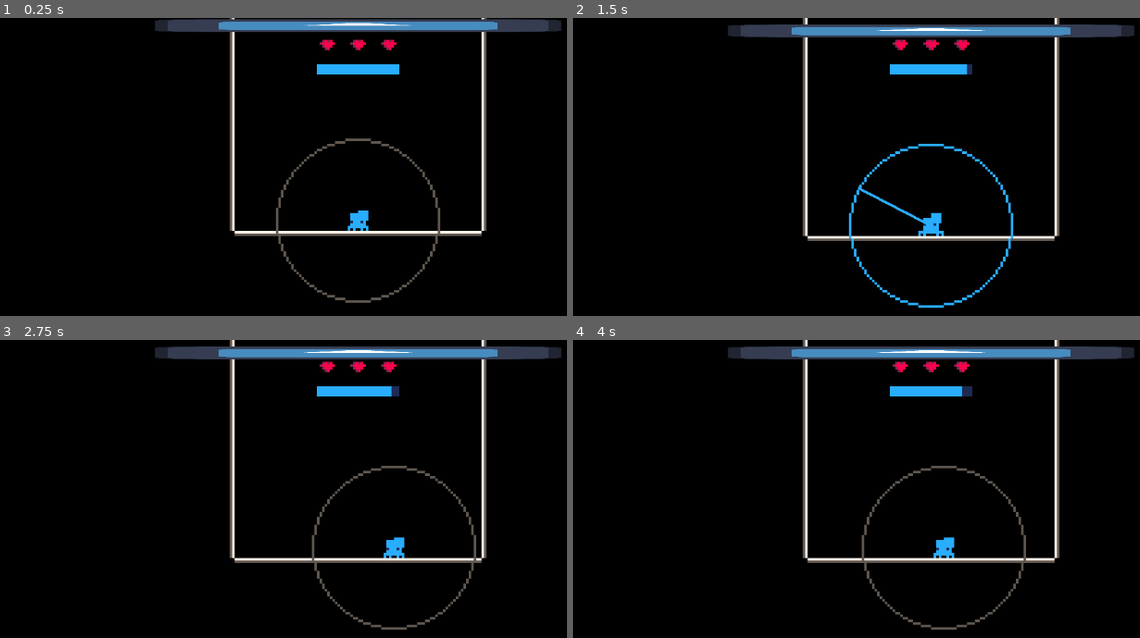
Above: before the commit, frames 1-4 (two rows, left to right).
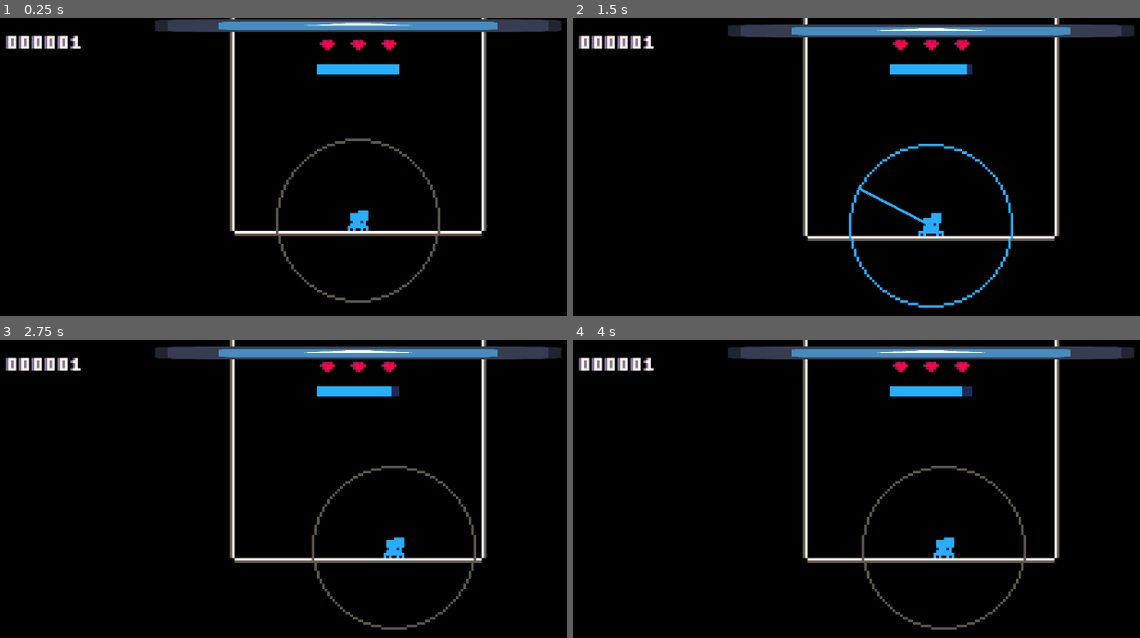
Above: after the commit, the same moments.

Repository: Flamenccio/spider-jump
Game: Godot game, scene res://game.tscn
Same seed, same stepped clock (60 frames per second), same inputs: the game is played once before the commit and once after it. The engine's default icon, where the game draws it, is replaced by a stand-in: a white triangle on a blue panel in a dark square.
Inputs (mouse positions are in pixels of both pictures, inside the frame that each line leads up to):
- Up to frame 1 (0.25 s): no input
- Up to frame 2 (1.5 s): tap Enter at 0.5 s; move the mouse to (1094, 205) at 0.52 s; press the mouse at (1094, 205) at 0.53 s; hold D (move_right) 0.53-1.25 s; release the mouse at (1094, 205) at 1.25 s; drag from (782, 247) to (930, 29) at 1.27 s
- Up to frame 3 (2.75 s): move the mouse to (430, 456) at 2.02 s; hold D (move_right) from 2.03 s (still down); tap Delete at 2.1 s
- Up to frame 4 (4 s): release D (move_right) at 2.75 s; drag from (896, 632) to (930, 351) at 2.77 s; move the mouse to (outside the picture) at 3.52 s; hold A (move_left) from 3.53 s (still down); tap V at 3.6 s

The runs differ from the first frame. In frame 1, 0.5% of the frame differs, in the area x 0-15%, y 5-11%; in frame 2, 0.5%; in frame 3, 0.5%; in frame 4, 0.5%.

Commit message:
add score

Diff:
--- /dev/null
+++ b/digit_display.gd
@@ -0,0 +1,17 @@
+class_name DigitDisplay
+extends TextureRect
+
+## Sprite should correspond to its index.
+@export var digit_sprites: Array[Texture2D]
+@export_range(0, 9) var _first_display: int = 0
+
+func _ready() -> void:
+	if digit_sprites.size() < 10:
+		printerr('digit display: not enough sprites!')
+		return
+	display_digit(_first_display)
+
+
+func display_digit(digit: int) -> void:
+	digit = clampi(digit, 0, 9)
+	texture = digit_sprites[digit]
--- a/game.tscn
+++ b/game.tscn
@@ -23,9 +23,10 @@
 [sub_resource type="RectangleShape2D" id="RectangleShape2D_7jktm"]
 size = Vector2(160, 8)
 
-[node name="Game" type="Node2D"]
+[node name="Game" type="Node2D" node_paths=PackedStringArray("_player")]
 script = ExtResource("1_hve3p")
 _base_stamina_drain_amount = 0.033
+_player = NodePath("Player")
 
 [node name="Camera" type="Camera2D" parent="." node_paths=PackedStringArray("_follow_target")]
 zoom = Vector2(4, 4)
@@ -97,6 +98,7 @@
 _fixed_endpoint = NodePath("../Player")
 
 [connection signal="on_game_over" from="." to="UI/DeathScreen" method="show"]
+[connection signal="score_updated" from="." to="PlayerStats" method="update_score"]
 [connection signal="stamina_drained" from="." to="PlayerStats" method="change_stamina"]
 [connection signal="body_entered" from="Camera/DeathTrigger" to="Camera/DeathTrigger" method="_on_body_entered"]
 [connection signal="player_fell" from="Camera/DeathTrigger" to="PlayerStats" method="decrease_lives"]
@@ -116,4 +118,5 @@
 [connection signal="health_updated" from="PlayerStats" to="UI/Hud" method="_on_health_updated"]
 [connection signal="player_died" from="PlayerStats" to="." method="game_over"]
 [connection signal="player_hurt" from="PlayerStats" to="Player" method="_on_player_hurt"]
+[connection signal="score_updated" from="PlayerStats" to="UI/Hud" method="_on_score_updated"]
 [connection signal="stamina_updated" from="PlayerStats" to="UI/Hud" method="_on_stamina_updated"]
--- a/game_manager.gd
+++ b/game_manager.gd
@@ -2,10 +2,16 @@
 
 signal on_game_over()
 signal stamina_drained(amount: float)
+signal score_updated(score: int)
 
 ## Base amount of stamina drained per second, from 0.0 - 1.0
 @export var _base_stamina_drain_amount: float = 0.0
 var _stamina_drain_amount: float = 0.0
+
+@export var _player: Node2D
+
+# Player must travel this much vertically to gain one point.
+const _PIXEL_PER_POINT = 8
 
 func _ready() -> void:
 	_stamina_drain_amount = _base_stamina_drain_amount
@@ -18,3 +24,5 @@
 
 func _process(delta: float) -> void:
 	stamina_drained.emit(_stamina_drain_amount * delta * -1)
+	var point = floori(_player.global_position.y / _PIXEL_PER_POINT)
+	score_updated.emit(point)
--- a/hud.gd
+++ b/hud.gd
@@ -2,6 +2,7 @@
 
 signal internal_stamina_updated(current_stamina: float)
 signal internal_health_updated(current_health: int)
+signal internal_score_updated(current_score: int)
 
 func _on_stamina_updated(current_stamina: float) -> void:
 	var processed_stamina := current_stamina * 100.0
@@ -10,3 +11,7 @@
 
 func _on_health_updated(current_health: int) -> void:
 	internal_health_updated.emit(current_health)
+
+
+func _on_score_updated(current_score: int) -> void:
+	internal_score_updated.emit(current_score)
--- /dev/null
+++ b/number_display.gd
@@ -0,0 +1,32 @@
+extends HFlowContainer
+
+var _digit_displays: Array[DigitDisplay]
+var _MAX_VALUE: int = 0
+var _digits: int = 0
+
+@export var _initial_value: int = 0
+
+func _ready() -> void:
+	var children = get_children()
+	for child in children:
+		if child is DigitDisplay:
+			_digit_displays.append(child as DigitDisplay)
+
+	# Returns a sorted array based on position, rotation, RID, etc.
+	var sort_function = func(a: DigitDisplay, b: DigitDisplay):
+		return true
+
+	# Sort by x position
+	_digit_displays.sort_custom(sort_function)
+	_digits = _digit_displays.size()
+	for i in range(_digits):
+		_MAX_VALUE += roundi(9 * pow(10, i))
+	display_value(_initial_value)
+
+
+func display_value(display: int) -> void:
+	display = clampi(display, 0, _MAX_VALUE)
+	var current_digit := 0
+	for i in range(_digits):
+		current_digit = floori(display / pow(10, i)) % 10
+		_digit_displays[i].display_digit(current_digit)
--- a/player_stats.gd
+++ b/player_stats.gd
@@ -10,6 +10,7 @@
 
 signal stamina_updated(current_stamina: float)
 signal health_updated(current_health: int)
+signal score_updated(current_score: int)
 
 var lives: int
 const _MAX_LIVES = 3
@@ -18,6 +19,10 @@
 var stamina: float
 const _MAX_STAMINA = 1.0
 const _MIN_STAMINA = 0.0
+
+var score: int
+const _MIN_SCORE = 0
+const _MAX_SCORE = 999999
 
 func _ready() -> void:
 	lives = _MAX_LIVES
@@ -44,3 +49,10 @@
 	if stamina <= _MIN_STAMINA:
 		stamina = _MAX_STAMINA
 		decrease_lives(true)
+
+
+func update_score(new_score: int) -> void:
+	new_score = mini(new_score, score)
+	if score != new_score:
+		score = new_score
+		score_updated.emit(abs(score))
--- /dev/null
+++ b/scenes/digit_display.tscn
@@ -0,0 +1,53 @@
+[gd_scene load_steps=14 format=3 uid="uid://d1mcya8jqefql"]
+
+[ext_resource type="Texture2D" uid="uid://dkkp8c752ypon" path="res://sprites/numbers.png" id="1_kf4qu"]
+[ext_resource type="Script" uid="uid://cag2xcnsp8ktm" path="res://digit_display.gd" id="2_rnpva"]
+
+[sub_resource type="AtlasTexture" id="AtlasTexture_hd3ao"]
+atlas = ExtResource("1_kf4qu")
+region = Rect2(0, 0, 6, 7)
+
+[sub_resource type="AtlasTexture" id="AtlasTexture_kf4qu"]
+atlas = ExtResource("1_kf4qu")
+region = Rect2(144, 0, 6, 7)
+
+[sub_resource type="AtlasTexture" id="AtlasTexture_0i1j5"]
+atlas = ExtResource("1_kf4qu")
+region = Rect2(0, 0, 6, 7)
+
+[sub_resource type="AtlasTexture" id="AtlasTexture_mphia"]
+atlas = ExtResource("1_kf4qu")
+region = Rect2(16, 0, 6, 7)
+
+[sub_resource type="AtlasTexture" id="AtlasTexture_0m4u7"]
+atlas = ExtResource("1_kf4qu")
+region = Rect2(32, 0, 6, 7)
+
+[sub_resource type="AtlasTexture" id="AtlasTexture_apjy4"]
+atlas = ExtResource("1_kf4qu")
+region = Rect2(48, 0, 6, 7)
+
+[sub_resource type="AtlasTexture" id="AtlasTexture_5n1hp"]
+atlas = ExtResource("1_kf4qu")
+region = Rect2(64, 0, 6, 7)
+
+[sub_resource type="AtlasTexture" id="AtlasTexture_eld54"]
+atlas = ExtResource("1_kf4qu")
+region = Rect2(80, 0, 6, 7)
+
+[sub_resource type="AtlasTexture" id="AtlasTexture_3swnk"]
+atlas = ExtResource("1_kf4qu")
+region = Rect2(96, 0, 6, 7)
+
+[sub_resource type="AtlasTexture" id="AtlasTexture_qkknv"]
+atlas = ExtResource("1_kf4qu")
+region = Rect2(112, 0, 6, 7)
+
+[sub_resource type="AtlasTexture" id="AtlasTexture_uxdf7"]
+atlas = ExtResource("1_kf4qu")
+region = Rect2(128, 0, 6, 7)
+
+[node name="DigitDisplay" type="TextureRect"]
+texture = SubResource("AtlasTexture_hd3ao")
+script = ExtResource("2_rnpva")
+digit_sprites = Array[Texture2D]([SubResource("AtlasTexture_kf4qu"), SubResource("AtlasTexture_0i1j5"), SubResource("AtlasTexture_mphia"), SubResource("AtlasTexture_0m4u7"), SubResource("AtlasTexture_apjy4"), SubResource("AtlasTexture_5n1hp"), SubResource("AtlasTexture_eld54"), SubResource("AtlasTexture_3swnk"), SubResource("AtlasTexture_qkknv"), SubResource("AtlasTexture_uxdf7")])
--- a/scenes/hud.tscn
+++ b/scenes/hud.tscn
@@ -1,10 +1,12 @@
-[gd_scene load_steps=11 format=3 uid="uid://cflkesovqb44q"]
+[gd_scene load_steps=13 format=3 uid="uid://cflkesovqb44q"]
 
 [ext_resource type="Texture2D" uid="uid://wi6e3alnmqh0" path="res://sprites/main.png" id="1_ahhtf"]
 [ext_resource type="Script" uid="uid://w11jygroadmh" path="res://hud.gd" id="1_oo0fn"]
 [ext_resource type="Script" uid="uid://c6idgfnvj6gyg" path="res://life.gd" id="3_6fi6k"]
 [ext_resource type="Script" uid="uid://tjmj5v6lw2as" path="res://life_bar.gd" id="3_uo2fv"]
 [ext_resource type="Texture2D" uid="uid://dj6nc2r4uunkq" path="res://sprites/life.png" id="4_uo2fv"]
+[ext_resource type="Script" uid="uid://cj0go07001qmk" path="res://number_display.gd" id="6_5pdws"]
+[ext_resource type="PackedScene" uid="uid://d1mcya8jqefql" path="res://scenes/digit_display.tscn" id="6_047uy"]
 
 [sub_resource type="AtlasTexture" id="AtlasTexture_oo0fn"]
 atlas = ExtResource("1_ahhtf")
@@ -35,7 +37,7 @@
 grow_vertical = 2
 script = ExtResource("1_oo0fn")
 
-[node name="MarginContainer" type="MarginContainer" parent="."]
+[node name="Energy" type="MarginContainer" parent="."]
 layout_mode = 1
 anchors_preset = 5
 anchor_left = 0.5
@@ -47,17 +49,17 @@
 scale = Vector2(4, 4)
 pivot_offset = Vector2(20, 0)
 
-[node name="CenterContainer" type="CenterContainer" parent="MarginContainer"]
+[node name="CenterContainer" type="CenterContainer" parent="Energy"]
 layout_mode = 2
 
-[node name="Stamina" type="TextureProgressBar" parent="MarginContainer/CenterContainer"]
+[node name="Stamina" type="TextureProgressBar" parent="Energy/CenterContainer"]
 layout_mode = 2
 step = 3.125
 value = 50.0
 texture_under = SubResource("AtlasTexture_oo0fn")
 texture_progress = SubResource("AtlasTexture_ahhtf")
 
-[node name="MarginContainer2" type="MarginContainer" parent="."]
+[node name="Life" type="MarginContainer" parent="."]
 layout_mode = 1
 anchors_preset = 5
 anchor_left = 0.5
@@ -70,13 +72,13 @@
 scale = Vector2(4, 4)
 pivot_offset = Vector2(16, 0)
 
-[node name="HFlowContainer" type="HFlowContainer" parent="MarginContainer2"]
+[node name="HFlowContainer" type="HFlowContainer" parent="Life"]
 layout_mode = 2
 size_flags_vertical = 0
 alignment = 1
 script = ExtResource("3_uo2fv")
 
-[node name="Life" type="TextureRect" parent="MarginContainer2/HFlowContainer"]
+[node name="Life" type="TextureRect" parent="Life/HFlowContainer"]
 layout_mode = 2
 size_flags_horizontal = 0
 texture = SubResource("AtlasTexture_6fi6k")
@@ -84,7 +86,7 @@
 _full_sprite = SubResource("AtlasTexture_047uy")
 _empty_sprite = SubResource("AtlasTexture_5pdws")
 
-[node name="Life2" type="TextureRect" parent="MarginContainer2/HFlowContainer"]
+[node name="Life2" type="TextureRect" parent="Life/HFlowContainer"]
 layout_mode = 2
 size_flags_horizontal = 0
 texture = SubResource("AtlasTexture_6fi6k")
@@ -92,7 +94,7 @@
 _full_sprite = SubResource("AtlasTexture_047uy")
 _empty_sprite = SubResource("AtlasTexture_5pdws")
 
-[node name="Life3" type="TextureRect" parent="MarginContainer2/HFlowContainer"]
+[node name="Life3" type="TextureRect" parent="Life/HFlowContainer"]
 layout_mode = 2
 size_flags_horizontal = 0
 texture = SubResource("AtlasTexture_6fi6k")
@@ -100,5 +102,37 @@
 _full_sprite = SubResource("AtlasTexture_047uy")
 _empty_sprite = SubResource("AtlasTexture_5pdws")
 
-[connection signal="internal_health_updated" from="." to="MarginContainer2/HFlowContainer" method="display_life"]
-[connection signal="internal_stamina_updated" from="." to="MarginContainer/CenterContainer/Stamina" method="set_value"]
+[node name="Score" type="MarginContainer" parent="."]
+layout_mode = 1
+offset_left = 24.0
+offset_top = 24.0
+offset_right = 64.0
+offset_bottom = 64.0
+scale = Vector2(4, 4)
+
+[node name="HFlowContainer" type="HFlowContainer" parent="Score"]
+layout_mode = 2
+theme_override_constants/h_separation = -1
+script = ExtResource("6_5pdws")
+
+[node name="DigitDisplay" parent="Score/HFlowContainer" instance=ExtResource("6_047uy")]
+layout_mode = 2
+
+[node name="DigitDisplay2" parent="Score/HFlowContainer" instance=ExtResource("6_047uy")]
+layout_mode = 2
+
+[node name="DigitDisplay3" parent="Score/HFlowContainer" instance=ExtResource("6_047uy")]
+layout_mode = 2
+
+[node name="DigitDisplay4" parent="Score/HFlowContainer" instance=ExtResource("6_047uy")]
+layout_mode = 2
+
+[node name="DigitDisplay5" parent="Score/HFlowContainer" instance=ExtResource("6_047uy")]
+layout_mode = 2
+
+[node name="DigitDisplay6" parent="Score/HFlowContainer" instance=ExtResource("6_047uy")]
+layout_mode = 2
+
+[connection signal="internal_health_updated" from="." to="Life/HFlowContainer" method="display_life"]
+[connection signal="internal_score_updated" from="." to="Score/HFlowContainer" method="display_value"]
+[connection signal="internal_stamina_updated" from="." to="Energy/CenterContainer/Stamina" method="set_value"]
Not shown, added: digit_display.gd.uid
Not shown, added: number_display.gd.uid
Binary file added: sprites/numbers.png
Not shown, added: sprites/numbers.png.import
